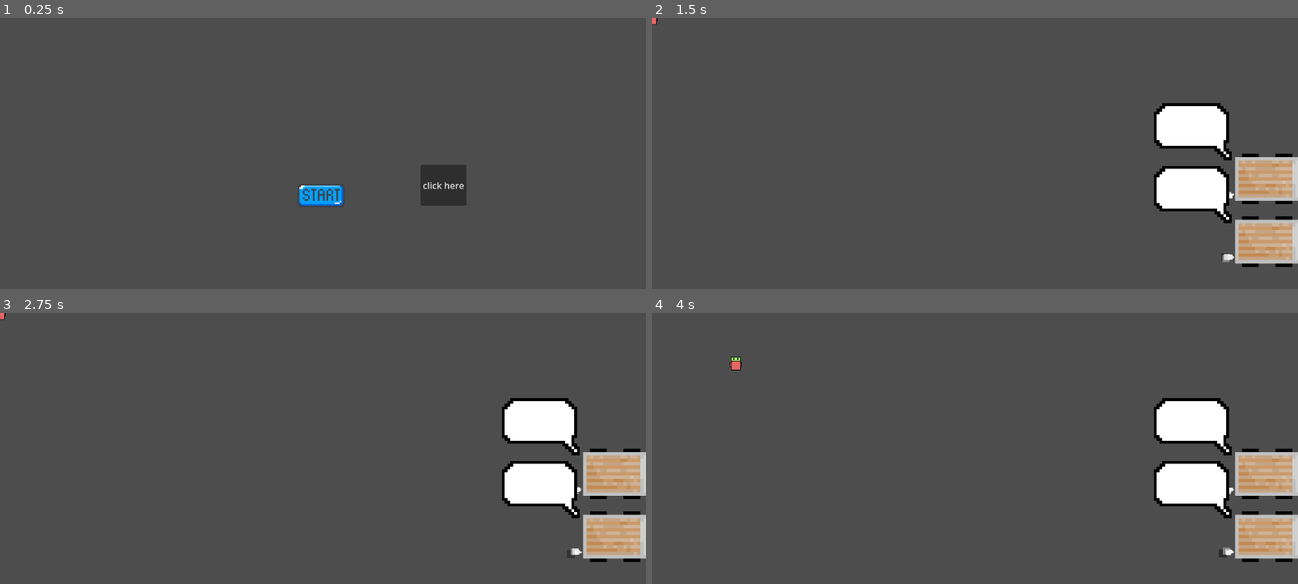
Above: before the commit, frames 1-4 (two rows, left to right).
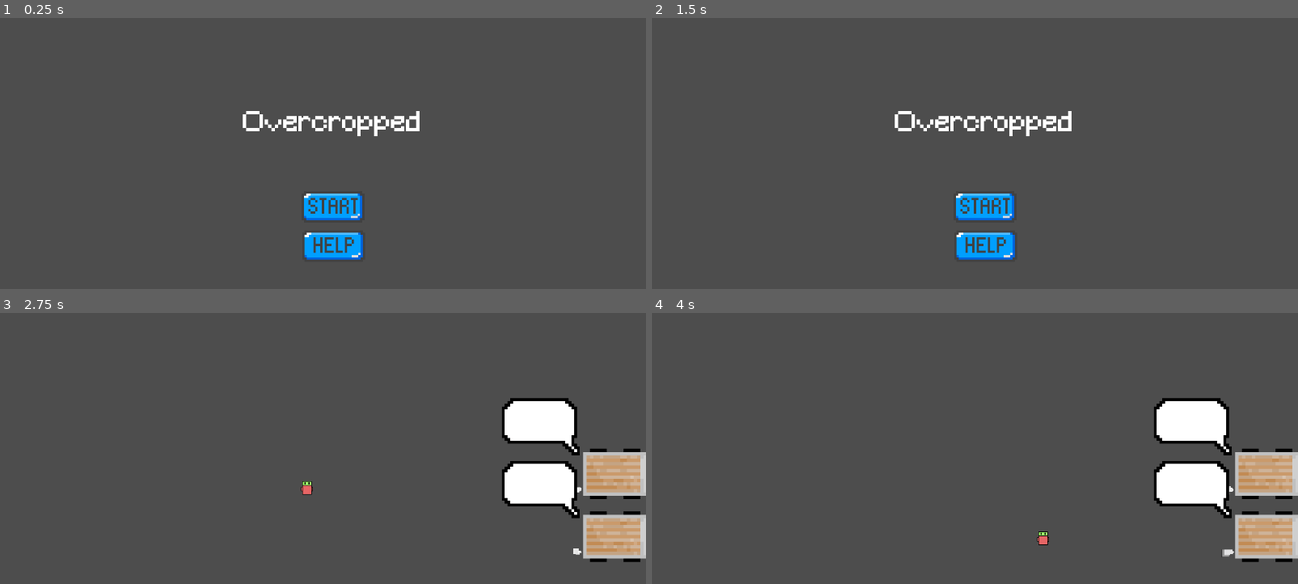
Above: after the commit, the same moments.

Repository: Bratah123/NewYearNewSkillsJam
Game: Godot game, scene res://game/main_menu.tscn
The game is run twice, just before and just after one commit, with the same random seed, the same clock (stepped at 60 frames per second) and the same inputs.
Inputs (mouse positions are in pixels of both pictures, inside the frame that each line leads up to):
- Up to frame 1 (0.25 s): no input
- Up to frame 2 (1.5 s): click (1097, 186) at 0.5 s, where only the run before the commit has a clickable "click here"; click (987, 245) at 1.27 s
- Up to frame 3 (2.75 s): click (335, 502) at 2.02 s
- Up to frame 4 (4 s): hold D (right) 2.78-3.53 s; hold S (down) from 3.53 s (still down)

The runs differ from the first frame. In frame 1, 3.6% of the frame differs, in the area x 37-73%, y 34-90%; in frame 2, 9.8%, in the area x 0-100%, y 0-92%; in frame 3, 0.1%; in frame 4, 0.2%.

Commit message:
FEAT: New Main Menu

Diff:
--- a/game/game.tscn
+++ b/game/game.tscn
@@ -12,3 +12,4 @@
 position = Vector2(1124, 396)
 
 [node name="Player" parent="." instance=ExtResource("2_ra5ri")]
+position = Vector2(548, 312)
--- a/game/main_menu.gd
+++ b/game/main_menu.gd
@@ -10,9 +10,5 @@
 func _process(delta):
 	pass
 
-func _on_button_pressed():
-	get_tree().change_scene_to_file("res://game/game.tscn")
-
-
 func _on_texture_button_pressed():
 	get_tree().change_scene_to_file("res://game/game.tscn")
--- a/game/main_menu.tscn
+++ b/game/main_menu.tscn
@@ -1,26 +1,42 @@
-[gd_scene load_steps=3 format=3 uid="uid://bi278ukanovvd"]
+[gd_scene load_steps=5 format=3 uid="uid://bi278ukanovvd"]
 
 [ext_resource type="Script" path="res://game/main_menu.gd" id="1_i05p4"]
 [ext_resource type="Texture2D" uid="uid://btv0nxyidofey" path="res://assets/start_button.png" id="2_c6ugy"]
+[ext_resource type="Texture2D" uid="uid://llvkdyoas0kj" path="res://assets/help_button.png" id="3_sq0qy"]
+[ext_resource type="FontFile" uid="uid://bojn4qknbfvir" path="res://assets/fonts/Minecraft.ttf" id="4_6cenq"]
 
 [node name="MainMenu" type="Node2D"]
 script = ExtResource("1_i05p4")
 
-[node name="Button" type="Button" parent="."]
-offset_left = 750.0
-offset_top = 262.0
-offset_right = 832.0
-offset_bottom = 335.0
-text = "click here"
+[node name="Start" type="TextureButton" parent="."]
+texture_filter = 1
+offset_left = 540.0
+offset_top = 311.0
+offset_right = 567.0
+offset_bottom = 324.0
+scale = Vector2(4, 4)
+texture_normal = ExtResource("2_c6ugy")
+ignore_texture_size = true
+stretch_mode = 3
 
-[node name="TextureButton" type="TextureButton" parent="."]
+[node name="Help" type="TextureButton" parent="."]
 texture_filter = 1
-offset_left = 525.0
-offset_top = 269.0
-offset_right = 557.0
-offset_bottom = 301.0
-scale = Vector2(3, 3)
-texture_normal = ExtResource("2_c6ugy")
+offset_left = 539.0
+offset_top = 379.0
+offset_right = 567.0
+offset_bottom = 393.0
+scale = Vector2(4, 4)
+texture_normal = ExtResource("3_sq0qy")
+ignore_texture_size = true
+stretch_mode = 3
 
-[connection signal="pressed" from="Button" to="." method="_on_button_pressed"]
-[connection signal="pressed" from="TextureButton" to="." method="_on_texture_button_pressed"]
+[node name="Label" type="Label" parent="."]
+offset_left = 433.0
+offset_top = 166.0
+offset_right = 751.0
+offset_bottom = 214.0
+theme_override_fonts/font = ExtResource("4_6cenq")
+theme_override_font_sizes/font_size = 48
+text = "Overcropped"
+
+[connection signal="pressed" from="Start" to="." method="_on_texture_button_pressed"]
Not shown: 1 places in game/game.tscn that only renumber resources
